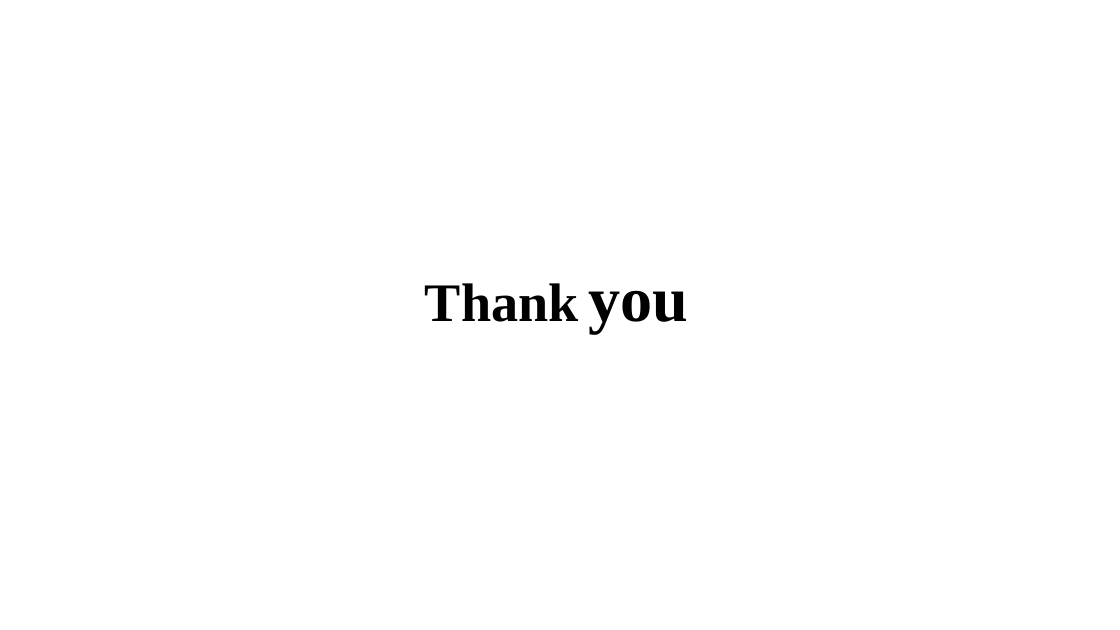
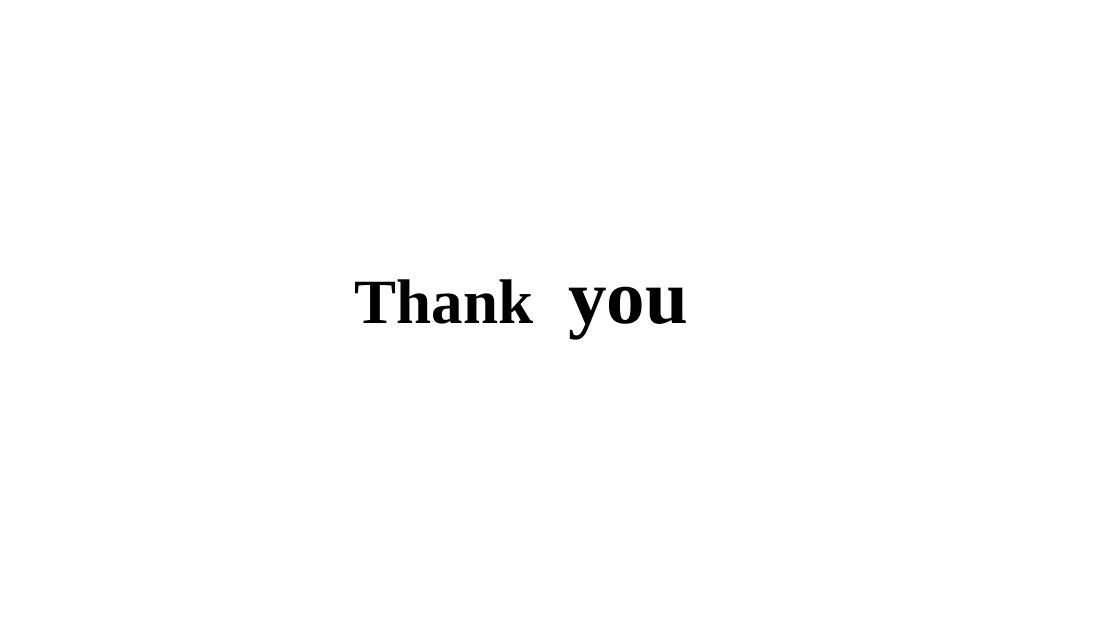
Before and after one commit to Evoctopus/CS181FinalProject, a slide deck: slide 15 of AI pre final.pptx. Drawn at 1120x630 pixels with LibreOffice and Linux fonts; fonts in the diff are those of the drawing. Boxes give left, top, right and bottom in pixels: in the first picture for what was removed or moved away, otherwise in the second. Text is boxed around its words. In the diff, an @@ line names an element or a change of style, - is before the commit and + after.

```diff
--- a/AI pre final.pptx
+++ b/AI pre final.pptx
@@ subtitle "Thank you": place and size @@
-subtitle "Thank you" at (425,283,688,334)
+subtitle "Thank you" at (355,279,688,337)
@@ subtitle "Thank you" at (355,279,688,337): size 46.5 to 54 pt in "Thank"; size 55 to 66 pt in "you"; line spacing 0.7 to 0.9 @@
```
Also in this commit, not shown: 3 other slides changed, 3 other files.
